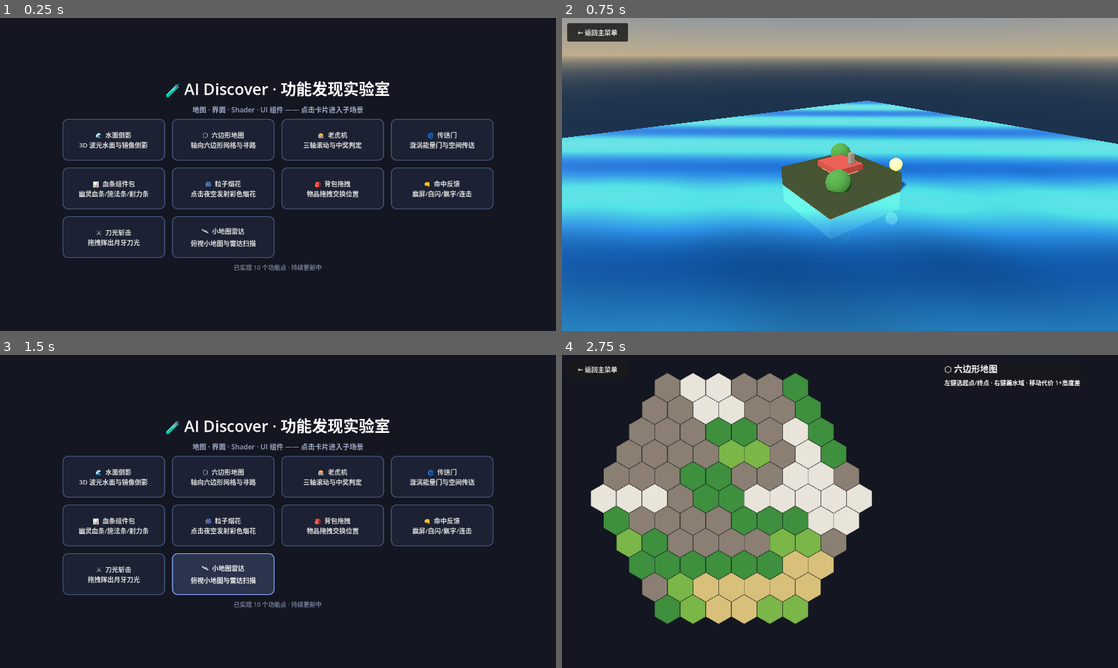
Above: before the commit, frames 1-4 (two rows, left to right).
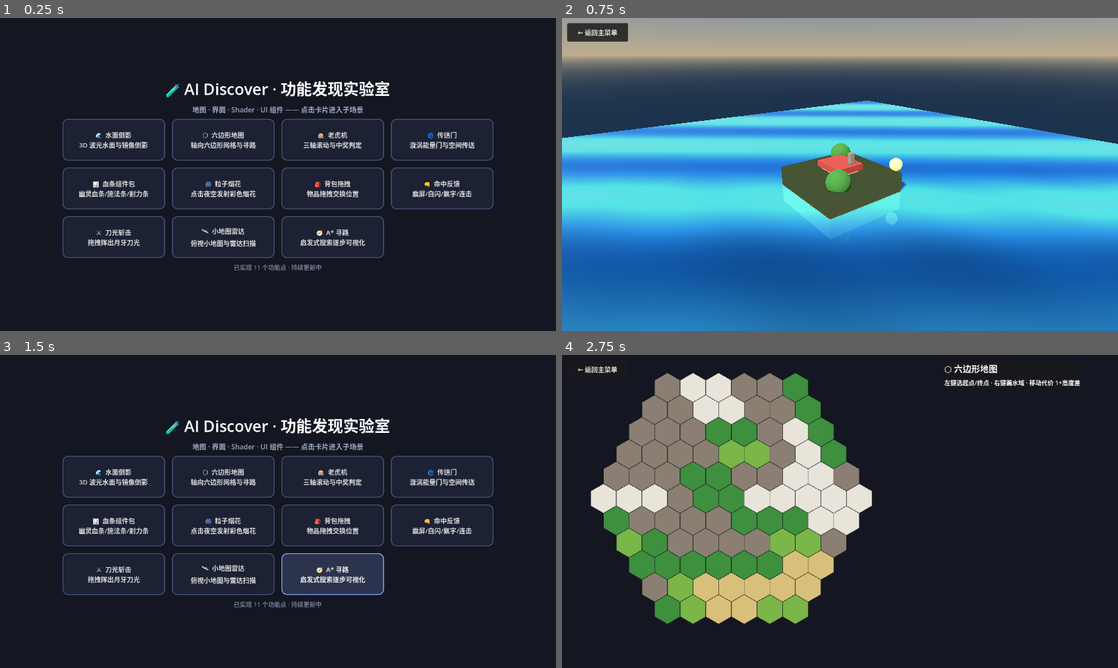
Above: after the commit, the same moments.

Repository: richardkiwilee/pyFramework
Game: Godot game, scene res://scenes/menu.tscn
The game is run twice, just before and just after one commit, with the same random seed, the same clock (stepped at 60 frames per second) and the same inputs.
Inputs:
- Up to frame 1 (0.25 s): no input
- Up to frame 2 (0.75 s): click "🌊 水面倒影 3D 波光水面与镜像倒影" at 0.5 s
- Up to frame 3 (1.5 s): click "← 返回主菜单" at 1.25 s
- Up to frame 4 (2.75 s): click "⬡ 六边形地图 轴向六边形网格与寻路" at 2 s

The runs differ from the first frame. In frame 1, 0.5% of the frame differs, in the area x 46-70%, y 63-81%; in frame 2, nothing differs; in frame 3, 4.7%, in the area x 30-70%, y 63-81%; in frame 4, nothing differs.

Commit message:
ai-discover: 功能11 A*寻路可视化——曼哈顿启发式搜索逐步回放
Co-Authored-By: Claude <noreply@anthropic.com>

Diff:
--- /dev/null
+++ b/ai-discover/features/astar/astar.gd
@@ -0,0 +1,230 @@
+extends Node2D
+## =============================================================================
+## A* 寻路可视化 —— 网格地图 + 启发式搜索逐步展开动画
+## =============================================================================
+## 交互：
+##   左键/拖拽 画墙    右键/拖拽 擦墙
+##   【寻路】运行 A*（曼哈顿启发式），逐步回放"展开过程"：
+##     浅蓝 = 待探索(open) · 灰蓝 = 已探索(closed) · 黄 = 当前节点
+##   【随机墙】【清空】自明；绿色 = 起点，红色 = 终点。
+## 展开结束显示最终路径（橙色）与统计（扩展节点数 / 路径长度）。
+## =============================================================================
+
+const GRID_W := 24
+const GRID_H := 14
+const CELL := 44.0
+const ORIGIN := Vector2(52, 80)
+
+const START := Vector2i(1, 1)
+const GOAL := Vector2i(GRID_W - 2, GRID_H - 2)
+
+var _walls: Dictionary = {}     # Vector2i → true
+var _steps: Array = []          # A* 回放步骤 [{current, open, closed}]
+var _path: Array = []
+var _step_idx := 0
+var _anim_timer: Timer
+
+var _status: Label
+
+
+func _ready() -> void:
+	var layer := CanvasLayer.new()
+	add_child(layer)
+	var bar := HBoxContainer.new()
+	bar.position = Vector2(52, 12)
+	bar.add_theme_constant_override("separation", 10)
+	layer.add_child(bar)
+	for data in [["🔍 寻路", "_on_run"], ["🎲 随机墙", "_on_random"], ["🧹 清空", "_on_clear"]]:
+		var b := Button.new()
+		b.text = data[0]
+		b.custom_minimum_size = Vector2(110, 40)
+		b.pressed.connect(Callable(self, data[1]))
+		bar.add_child(b)
+	_status = Label.new()
+	_status.position = Vector2(52, 712 - 42)
+	_status.size = Vector2(1100, 30)
+	_status.add_theme_font_size_override("font_size", 15)
+	layer.add_child(_status)
+	_status.text = "左键画墙 · 右键擦墙 · 点【寻路】看 A* 展开过程"
+
+	_anim_timer = Timer.new()
+	_anim_timer.wait_time = 0.025
+	_anim_timer.timeout.connect(_on_step_tick)
+	add_child(_anim_timer)
+
+	queue_redraw()
+
+
+# ============================================================
+#  输入：画墙 / 擦墙
+# ============================================================
+func _unhandled_input(event: InputEvent) -> void:
+	if event is InputEventMouseButton and event.pressed:
+		var cell := _pixel_to_cell(event.position)
+		if _valid(cell):
+			if event.button_index == MOUSE_BUTTON_LEFT:
+				_walls[cell] = true
+			elif event.button_index == MOUSE_BUTTON_RIGHT:
+				_walls.erase(cell)
+			queue_redraw()
+	elif event is InputEventMouseMotion and event.button_mask != 0:
+		var cell := _pixel_to_cell(event.position)
+		if _valid(cell):
+			if event.button_mask & MOUSE_BUTTON_MASK_LEFT:
+				_walls[cell] = true
+			elif event.button_mask & MOUSE_BUTTON_MASK_RIGHT:
+				_walls.erase(cell)
+			queue_redraw()
+
+
+func _pixel_to_cell(p: Vector2) -> Vector2i:
+	return Vector2i(int(floor((p.x - ORIGIN.x) / CELL)), int(floor((p.y - ORIGIN.y) / CELL)))
+
+
+func _valid(c: Vector2i) -> bool:
+	return c.x >= 0 and c.x < GRID_W and c.y >= 0 and c.y < GRID_H \
+		and c != START and c != GOAL
+
+
+const DIRS4: Array[Vector2i] = [Vector2i(1, 0), Vector2i(-1, 0), Vector2i(0, 1), Vector2i(0, -1)]
+
+
+func _neighbors4(c: Vector2i) -> Array:
+	var out: Array = []
+	for d in DIRS4:
+		var nb := c + d
+		if nb.x >= 0 and nb.x < GRID_W and nb.y >= 0 and nb.y < GRID_H:
+			out.append(nb)
+	return out
+
+
+# ============================================================
+#  A* 搜索
+# ============================================================
+func _h(a: Vector2i, b: Vector2i) -> int:
+	return absi(a.x - b.x) + absi(a.y - b.y)   # 曼哈顿启发式
+
+
+## 完整跑一遍 A*，记录每一步的 open/closed 用于回放
+func _astar() -> Dictionary:
+	var g := {START: 0}
+	var f := {START: _h(START, GOAL)}
+	var came := {}
+	var closed := {}
+	var open: Array = [START]
+	var steps: Array = []
+
+	while not open.is_empty():
+		var best := 0
+		for i in open.size():
+			if f[open[i]] < f[open[best]]:
+				best = i
+		var cur: Vector2i = open[best]
+		open.remove_at(best)
+		closed[cur] = true
+		steps.append({"current": cur, "open": open.duplicate(), "closed": closed.keys()})
+		if cur == GOAL:
+			break
+		for nb in _neighbors4(cur):
+			if closed.has(nb) or _walls.has(nb):
+				continue
+			var ng: int = g[cur] + 1
+			if not g.has(nb) or ng < g[nb]:
+				g[nb] = ng
+				f[nb] = ng + _h(nb, GOAL)
+				came[nb] = cur
+				if not open.has(nb):
+					open.append(nb)
+
+	var path: Array = []
+	if came.has(GOAL):
+		var c := GOAL
+		while c != START:
+			path.push_front(c)
+			c = came[c]
+	return {"steps": steps, "path": path}
+
+
+func _on_run() -> void:
+	var result := _astar()
+	_steps = result["steps"]
+	_path = result["path"]
+	_step_idx = 0
+	_anim_timer.start()
+	_status.text = "⏳ 展开中…（%d 个节点待回放）" % _steps.size()
+	queue_redraw()
+
+
+func _on_step_tick() -> void:
+	_step_idx += 2   # 每帧展开 2 个节点，加快回放
+	queue_redraw()
+	if _step_idx >= _steps.size():
+		_anim_timer.stop()
+		if _path.is_empty():
+			_status.text = "❌ 无路可达！共扩展 %d 个节点" % _steps.size()
+		else:
+			_status.text = "✅ 路径长度 %d 步 · 共扩展 %d 个节点" % [_path.size(), _steps.size()]
+
+
+func _on_random() -> void:
+	_walls.clear()
+	for y in GRID_H:
+		for x in GRID_W:
+			var c := Vector2i(x, y)
+			if c != START and c != GOAL and randf() < 0.24:
+				_walls[c] = true
+	_steps.clear()
+	_path.clear()
+	queue_redraw()
+
+
+func _on_clear() -> void:
+	_walls.clear()
+	_steps.clear()
+	_path.clear()
+	_anim_timer.stop()
+	_status.text = "已清空 · 点【寻路】看 A* 展开过程"
+	queue_redraw()
+
+
+# ============================================================
+#  绘制
+# ============================================================
+func _draw() -> void:
+	# 当前回放进度内的 closed / open
+	var closed_shown: Dictionary = {}
+	var open_shown: Array = []
+	var current := Vector2i(-1, -1)
+	var shown := _steps.slice(0, mini(_step_idx + 1, _steps.size()))
+	for s in shown:
+		for c in s["closed"]:
+			closed_shown[c] = true
+		open_shown = s["open"]
+		current = s["current"]
+
+	for y in GRID_H:
+		for x in GRID_W:
+			var cell := Vector2i(x, y)
+			var r := Rect2(ORIGIN + Vector2(x, y) * CELL, Vector2(CELL - 1, CELL - 1))
+			if _walls.has(cell):
+				draw_rect(r, Color(0.28, 0.32, 0.42))
+			elif closed_shown.has(cell):
+				draw_rect(r, Color(0.30, 0.42, 0.55))
+			elif open_shown.has(cell):
+				draw_rect(r, Color(0.35, 0.65, 0.85, 0.55))
+			else:
+				draw_rect(r, Color(0.14, 0.16, 0.22))
+			# 网格线
+			draw_rect(r, Color(0.05, 0.06, 0.1, 0.4), false, 1.0)
+	# 当前节点（黄色）
+	if current.x >= 0:
+		draw_rect(Rect2(ORIGIN + Vector2(current) * CELL, Vector2(CELL - 1, CELL - 1)), Color(1.0, 0.85, 0.25))
+	# 最终路径（橙色）
+	if _step_idx >= _steps.size() and _path.size() > 0:
+		var pts := PackedVector2Array()
+		for c in _path:
+			pts.append(ORIGIN + (Vector2(c) + Vector2(0.5, 0.5)) * CELL)
+		draw_polyline(pts, Color(1.0, 0.55, 0.15), 5.0)
+	# 起点 / 终点
+	draw_rect(Rect2(ORIGIN + Vector2(START) * CELL, Vector2(CELL - 1, CELL - 1)), Color(0.25, 0.75, 0.35))
+	draw_rect(Rect2(ORIGIN + Vector2(GOAL) * CELL, Vector2(CELL - 1, CELL - 1)), Color(0.9, 0.3, 0.25))
--- /dev/null
+++ b/ai-discover/features/astar/astar.tscn
@@ -0,0 +1,9 @@
+[gd_scene load_steps=3 format=3]
+
+[ext_resource type="Script" path="res://features/astar/astar.gd" id="1_main"]
+[ext_resource type="PackedScene" path="res://scenes/back_button.tscn" id="2_back"]
+
+[node name="AStar" type="Node2D"]
+script = ExtResource("1_main")
+
+[node name="BackButton" parent="." instance=ExtResource("2_back")]
--- a/ai-discover/scripts/menu.gd
+++ b/ai-discover/scripts/menu.gd
@@ -20,6 +20,7 @@
 	{"icon": "👊", "name": "命中反馈", "desc": "震屏/白闪/飘字/连击", "scene": "res://features/hit_feedback/hit_feedback.tscn"},
 	{"icon": "⚔️", "name": "刀光斩击", "desc": "拖拽挥出月牙刀光", "scene": "res://features/slash/slash.tscn"},
 	{"icon": "🛰", "name": "小地图雷达", "desc": "俯视小地图与雷达扫描", "scene": "res://features/radar/radar.tscn"},
+	{"icon": "🧭", "name": "A* 寻路", "desc": "启发式搜索逐步可视化", "scene": "res://features/astar/astar.tscn"},
 ]
 
 @onready var grid: GridContainer = $CenterBox/VBox/Grid
